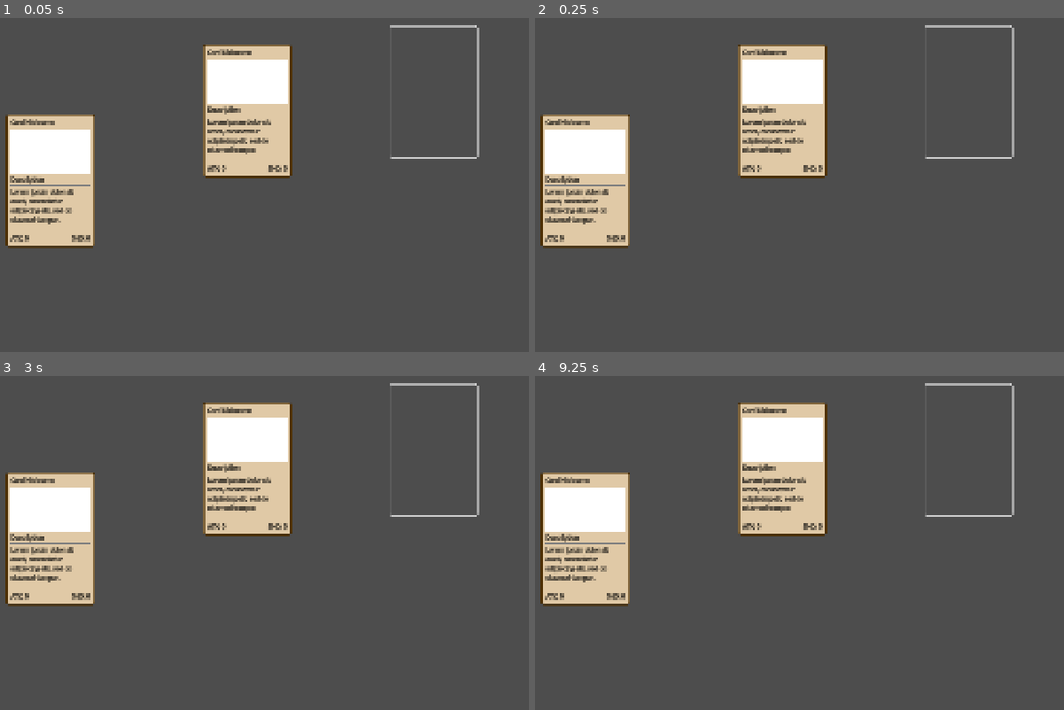
Above: before the commit, frames 1-4 (two rows, left to right).
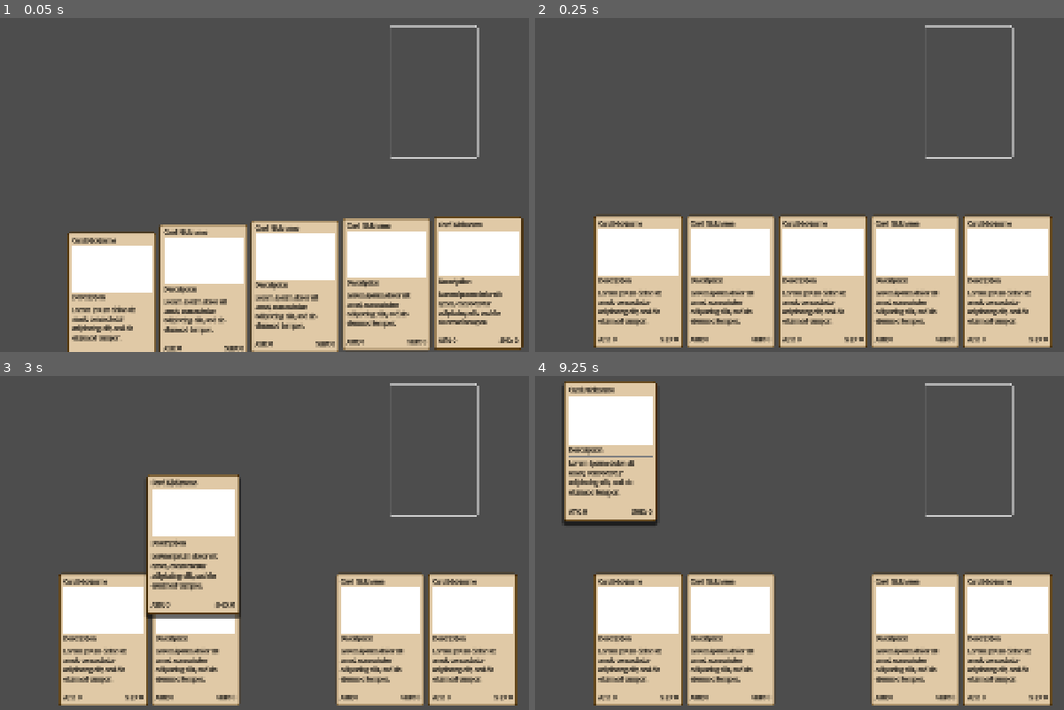
Above: after the commit, the same moments.

Repository: nstryder/pathos-game
Game: Godot game, scene res://workspace/table_playground.tscn
Two runs of this game, one before a commit and one after it. Both use one fixed random seed, a clock stepped at 60 frames per second and the inputs below. This scene is started directly instead of the project's main scene.
Inputs (mouse positions are in pixels of both pictures, inside the frame that each line leads up to):
- Up to frame 1 (0.05 s): no input
- Up to frame 2 (0.25 s): no input
- Up to frame 3 (3 s): tap Enter at 0.5, 2 s; move the mouse to (444, 489) at 0.52 s; click (444, 489) at 0.67 s; tap Space at 1.25, 2.75 s; drag from (148, 529) to (433, 449) at 1.27 s; move the mouse to (359, 422) at 2.02 s; click (359, 422) at 2.17 s; drag from (253, 589) to (74, 449) at 2.77 s
- Up to frame 4 (9.25 s): move the mouse to (1037, 569) at 3.52 s; click (1037, 569) at 3.67 s; tap Enter at 4.25 s; drag from (609, 449) to (968, 449) at 4.27 s; tap Space at 5 s; move the mouse to (857, 509) at 5.02 s; click (857, 509) at 5.17 s; drag from (714, 409) to (683, 529) at 5.77 s; move the mouse to (979, 489) at 6.52 s; click (979, 489) at 6.67 s; drag from (683, 529) to (968, 449) at 7.27 s; move the mouse to (894, 422) at 8.02 s; click (894, 422) at 8.17 s; drag from (788, 589) to (609, 449) at 8.77 s

The runs differ from the first frame. In frame 1, 44% of the frame differs, in the area x 1-99%, y 7-100%; in frame 2, 44%, in the area x 1-98%, y 7-99%; in frame 3, 41%; in frame 4, 43%.

Commit message:
Add hand system

Diff:
--- a/project.godot
+++ b/project.godot
@@ -12,7 +12,7 @@
 
 config/name="Pathos"
 run/main_scene="uid://ceolswq6wxma7"
-config/features=PackedStringArray("4.4", "Mobile")
+config/features=PackedStringArray("4.5", "Mobile")
 config/icon="res://icon.svg"
 
 [autoload]
--- /dev/null
+++ b/src/actors/card.gd
@@ -0,0 +1,19 @@
+extends Node2D
+class_name Card
+
+var starting_position: Vector2
+
+var draggable: bool = true:
+	set(value):
+		draggable = value
+		($Area2D/CollisionShape2D as CollisionShape2D).disabled = !value
+
+
+var has_shadow: bool = false:
+	set(value):
+		has_shadow = value
+		var card_background := ($Control as Control).theme.get_stylebox("panel", "Panel") as StyleBoxFlat
+		if has_shadow:
+			card_background.shadow_size = 6
+		else:
+			card_background.shadow_size = 0
--- /dev/null
+++ b/src/actors/card.tscn
@@ -0,0 +1,14 @@
+[gd_scene load_steps=3 format=3 uid="uid://bfb04tdppv0p2"]
+
+[ext_resource type="Script" uid="uid://40ynm75xhfg0" path="res://src/actors/card.gd" id="1_juwcs"]
+
+[sub_resource type="RectangleShape2D" id="RectangleShape2D_p56sn"]
+size = Vector2(240, 360)
+
+[node name="Card" type="Node2D"]
+script = ExtResource("1_juwcs")
+
+[node name="Area2D" type="Area2D" parent="."]
+
+[node name="CollisionShape2D" type="CollisionShape2D" parent="Area2D"]
+shape = SubResource("RectangleShape2D_p56sn")
--- a/src/actors/card_manager.gd
+++ b/src/actors/card_manager.gd
@@ -3,8 +3,10 @@
 const COLLISION_MASK_CARD = 0b1
 const COLLISION_MASK_SLOT = 0b10
 
-var card_being_dragged: EntityCard
-var last_card_dragged: EntityCard
+var card_being_dragged: Card
+var last_card_dragged: Card
+
+@export var player_hand: PlayerHand
 
 func _input(event: InputEvent) -> void:
 	if event is InputEventMouseButton:
@@ -33,9 +35,12 @@
 		card_being_dragged.scale = Vector2.ONE
 		var card_slot_found: CardSlot = raycast_check_for_card(COLLISION_MASK_SLOT)
 		if card_slot_found and not card_slot_found.card_is_in_slot:
+			player_hand.remove_card_from_hand(card_being_dragged)
 			card_being_dragged.global_position = card_slot_found.global_position
 			card_being_dragged.draggable = false
 			card_slot_found.card_is_in_slot = true
+		else:
+			player_hand.animate_card_to_position(card_being_dragged, card_being_dragged.starting_position)
 	card_being_dragged = null
 
 
--- a/src/actors/entity_cards/entity_card.gd
+++ b/src/actors/entity_card.gd
@@ -1,4 +1,4 @@
-extends Node2D
+extends Card
 class_name EntityCard
 
 @export var entity_card_data: EntityCardData
@@ -7,20 +7,6 @@
 var max_shield: int
 var current_attack: int
 var current_shield: int
-var draggable: bool = true:
-	set(value):
-		draggable = value
-		($Area2D/CollisionShape2D as CollisionShape2D).disabled = !value
-
-
-var has_shadow: bool = false:
-	set(value):
-		has_shadow = value
-		var card_background := ($Control as Control).theme.get_stylebox("panel", "Panel") as StyleBoxFlat
-		if has_shadow:
-			card_background.shadow_size = 6
-		else:
-			card_background.shadow_size = 0
 
 
 # Called when the node enters the scene tree for the first time.
--- a/src/actors/entity_cards/entity_card.tscn
+++ b/src/actors/entity_card.tscn
@@ -1,6 +1,7 @@
-[gd_scene load_steps=5 format=3 uid="uid://c2gshyv3lm0xw"]
+[gd_scene load_steps=5 format=3 uid="uid://djf85mhy7rn64"]
 
-[ext_resource type="Script" uid="uid://220a8t7sh726" path="res://src/actors/entity_cards/entity_card.gd" id="1_1gj0d"]
+[ext_resource type="PackedScene" uid="uid://bfb04tdppv0p2" path="res://src/actors/card.tscn" id="1_skp7o"]
+[ext_resource type="Script" path="res://src/actors/entity_card.gd" id="2_ewlyu"]
 
 [sub_resource type="StyleBoxFlat" id="StyleBoxFlat_1gj0d"]
 resource_local_to_scene = true
@@ -27,25 +28,26 @@
 MarginContainer/constants/margin_top = 12
 Panel/styles/panel = SubResource("StyleBoxFlat_1gj0d")
 
-[sub_resource type="RectangleShape2D" id="RectangleShape2D_fygcf"]
-size = Vector2(240, 360)
+[node name="EntityCard" instance=ExtResource("1_skp7o")]
+script = ExtResource("2_ewlyu")
 
-[node name="EntityCard" type="Node2D"]
-script = ExtResource("1_1gj0d")
-
-[node name="Control" type="Control" parent="."]
+[node name="Control" type="Control" parent="." index="0"]
 custom_minimum_size = Vector2(240, 360)
 layout_mode = 3
 anchor_right = 0.125
 anchor_bottom = 0.333333
+offset_left = -120.0
+offset_top = -180.0
+offset_right = 120.0
+offset_bottom = 180.0
 grow_horizontal = 2
 grow_vertical = 2
 size_flags_horizontal = 0
 size_flags_vertical = 0
-theme = SubResource("Theme_fygcf")
+theme = SubResource("Theme_ewlyu")
 metadata/_edit_use_anchors_ = true
 
-[node name="Background" type="Panel" parent="Control"]
+[node name="Background" type="Panel" parent="Control" index="0"]
 layout_mode = 1
 anchors_preset = 15
 anchor_right = 1.0
@@ -53,7 +55,7 @@
 grow_horizontal = 2
 grow_vertical = 2
 
-[node name="Border" type="ColorRect" parent="Control"]
+[node name="Border" type="ColorRect" parent="Control" index="1"]
 visible = false
 layout_mode = 1
 anchors_preset = 15
@@ -63,7 +65,7 @@
 grow_vertical = 2
 color = Color(0, 0, 0, 1)
 
-[node name="MarginContainer" type="MarginContainer" parent="Control/Border"]
+[node name="MarginContainer" type="MarginContainer" parent="Control/Border" index="0"]
 layout_mode = 1
 anchors_preset = 15
 anchor_right = 1.0
@@ -75,10 +77,10 @@
 theme_override_constants/margin_right = 2
 theme_override_constants/margin_bottom = 2
 
-[node name="Background" type="ColorRect" parent="Control/Border/MarginContainer"]
+[node name="Background" type="ColorRect" parent="Control/Border/MarginContainer" index="0"]
 layout_mode = 2
 
-[node name="MarginContainer" type="MarginContainer" parent="Control"]
+[node name="MarginContainer" type="MarginContainer" parent="Control" index="2"]
 layout_mode = 1
 anchors_preset = 15
 anchor_right = 1.0
@@ -86,44 +88,44 @@
 grow_horizontal = 2
 grow_vertical = 2
 
-[node name="VBoxContainer" type="VBoxContainer" parent="Control/MarginContainer"]
+[node name="VBoxContainer" type="VBoxContainer" parent="Control/MarginContainer" index="0"]
 layout_mode = 2
 
-[node name="Nickname" type="Label" parent="Control/MarginContainer/VBoxContainer"]
+[node name="Nickname" type="Label" parent="Control/MarginContainer/VBoxContainer" index="0"]
 layout_mode = 2
 text = "Card Nickname"
 
-[node name="ArtPlaceholder" type="ColorRect" parent="Control/MarginContainer/VBoxContainer"]
+[node name="ArtPlaceholder" type="ColorRect" parent="Control/MarginContainer/VBoxContainer" index="1"]
 layout_mode = 2
 size_flags_vertical = 3
 
-[node name="Label" type="Label" parent="Control/MarginContainer/VBoxContainer"]
+[node name="Label" type="Label" parent="Control/MarginContainer/VBoxContainer" index="2"]
 layout_mode = 2
 size_flags_vertical = 1
 text = "Description"
 
-[node name="HSeparator" type="HSeparator" parent="Control/MarginContainer/VBoxContainer"]
+[node name="HSeparator" type="HSeparator" parent="Control/MarginContainer/VBoxContainer" index="3"]
 layout_mode = 2
 
-[node name="Description" type="Label" parent="Control/MarginContainer/VBoxContainer"]
+[node name="Description" type="Label" parent="Control/MarginContainer/VBoxContainer" index="4"]
 layout_mode = 2
 size_flags_vertical = 3
 text = "Lorem ipsum dolor sit amet, consectetur adipiscing elit, sed do eiusmod tempor."
 autowrap_mode = 3
 
-[node name="HBoxContainer" type="HBoxContainer" parent="Control/MarginContainer/VBoxContainer"]
+[node name="HBoxContainer" type="HBoxContainer" parent="Control/MarginContainer/VBoxContainer" index="5"]
 layout_mode = 2
 
-[node name="Attack" type="Label" parent="Control/MarginContainer/VBoxContainer/HBoxContainer"]
+[node name="Attack" type="Label" parent="Control/MarginContainer/VBoxContainer/HBoxContainer" index="0"]
 layout_mode = 2
 size_flags_horizontal = 3
 text = "ATK: 0"
 
-[node name="Shield" type="Label" parent="Control/MarginContainer/VBoxContainer/HBoxContainer"]
+[node name="Shield" type="Label" parent="Control/MarginContainer/VBoxContainer/HBoxContainer" index="1"]
 layout_mode = 2
 text = "SHD: 0"
 
-[node name="Veil" type="ColorRect" parent="Control"]
+[node name="Veil" type="ColorRect" parent="Control" index="3"]
 visible = false
 layout_mode = 1
 anchors_preset = 15
@@ -132,9 +134,3 @@
 grow_horizontal = 2
 grow_vertical = 2
 color = Color(0.136988, 0.136988, 0.136988, 1)
-
-[node name="Area2D" type="Area2D" parent="."]
-visible = false
-
-[node name="CollisionShape2D" type="CollisionShape2D" parent="Area2D"]
-shape = SubResource("RectangleShape2D_fygcf")
--- a/src/actors/player.gd
+++ b/src/actors/player.gd
@@ -18,7 +18,7 @@
 @export var effect_exhaust_pile: Array[int] = []
 
 # This should only be called after both base decks are set up
-func initialize_decks():
+func initialize_decks() -> void:
 	entity_deck = range(base_entity_deck.size())
 	entity_deck.shuffle()
 	effect_deck = range(base_effect_deck.size())
--- /dev/null
+++ b/src/actors/player_hand.gd
@@ -0,0 +1,64 @@
+extends Node2D
+class_name PlayerHand
+"""
+Code gathered from Barry's Dev Hell.
+Critiques:
+    - PlayerHand and CardManager reference each other
+    - They both also could fight over card position
+    - Positions are hard set via constants.
+        - It would be better to have this behave more similar to a Control
+        - I.e. placing this node's actual position in bottom center
+        - and using that position (maybe use a Control child later?)
+"""
+
+const HAND_COUNT = 5
+const CARD_WIDTH = 250
+const HAND_Y_POSITION = 890
+@export var card_manager: Node2D
+
+var player_hand: Array[Card] = []
+
+func _ready() -> void:
+    const card_scene = preload("uid://djf85mhy7rn64")
+    for i in range(HAND_COUNT):
+        var new_card: Card = card_scene.instantiate()
+        card_manager.add_child(new_card)
+        new_card.name = "card"
+        add_card_to_hand(new_card)
+
+
+func add_card_to_hand(card: Card) -> void:
+    player_hand.insert(0, card)
+    update_hand_positions()
+
+
+func update_hand_positions() -> void:
+    for i in range(player_hand.size()):
+        var new_position := Vector2(calculate_card_position(i), HAND_Y_POSITION)
+        var card := player_hand[i]
+        card.starting_position = new_position
+        animate_card_to_position(card, new_position)
+
+
+func calculate_card_position(index: int) -> float:
+    var total_width: float = (player_hand.size() - 1) * CARD_WIDTH
+    var centering_offset := total_width / 2
+    var x_offset := get_screen_center_x() + index * CARD_WIDTH - centering_offset
+    return x_offset
+
+
+func animate_card_to_position(card: Card, new_position: Vector2) -> void:
+    var tween := create_tween()
+    tween.tween_property(card, "position", new_position, 0.1) \
+        .set_trans(Tween.TRANS_SPRING) \
+        .set_ease(Tween.EASE_OUT)
+
+
+func remove_card_from_hand(card: Card) -> void:
+    if card in player_hand:
+        player_hand.erase(card)
+        update_hand_positions()
+
+
+func get_screen_center_x() -> float:
+    return get_viewport_rect().size.x / 2
--- /dev/null
+++ b/src/actors/player_hand.tscn
@@ -0,0 +1,3 @@
+[gd_scene format=3 uid="uid://qbgnkpc4g0sa"]
+
+[node name="PlayerHand" type="Node2D"]
--- a/workspace/table_playground.tscn
+++ b/workspace/table_playground.tscn
@@ -1,18 +1,18 @@
-[gd_scene load_steps=4 format=3 uid="uid://buyir22g6fd6q"]
+[gd_scene load_steps=5 format=3 uid="uid://buyir22g6fd6q"]
 
 [ext_resource type="PackedScene" uid="uid://brojsgyxvag1" path="res://src/actors/card_manager.tscn" id="1_ilo2n"]
-[ext_resource type="PackedScene" uid="uid://c2gshyv3lm0xw" path="res://src/actors/entity_cards/entity_card.tscn" id="2_3scsr"]
 [ext_resource type="PackedScene" uid="uid://c1t6j0a6ap1jc" path="res://src/actors/card_slot.tscn" id="3_3scsr"]
+[ext_resource type="PackedScene" uid="uid://qbgnkpc4g0sa" path="res://src/actors/player_hand.tscn" id="4_l2e2a"]
+[ext_resource type="Script" uid="uid://b1pyjj40b5ol1" path="res://src/actors/player_hand.gd" id="5_itgml"]
 
 [node name="TablePlayground" type="Node2D"]
 
-[node name="CardManager" parent="." instance=ExtResource("1_ilo2n")]
-
-[node name="EntityCard" parent="CardManager" instance=ExtResource("2_3scsr")]
-position = Vector2(317, 616)
-
-[node name="EntityCard2" parent="CardManager" instance=ExtResource("2_3scsr")]
-position = Vector2(850, 427)
+[node name="CardManager" parent="." node_paths=PackedStringArray("player_hand") instance=ExtResource("1_ilo2n")]
+player_hand = NodePath("../PlayerHand")
 
 [node name="CardSlot" parent="." instance=ExtResource("3_3scsr")]
 position = Vector2(1355, 376)
+
+[node name="PlayerHand" parent="." node_paths=PackedStringArray("card_manager") instance=ExtResource("4_l2e2a")]
+script = ExtResource("5_itgml")
+card_manager = NodePath("../CardManager")
Not shown, added: src/actors/card.gd.uid
Renamed: src/actors/entity_cards/entity_card.gd.uid -> src/actors/entity_card.gd.uid
Not shown: 1 places in src/actors/entity_card.tscn that only renumber resources
Not shown, added: src/actors/player_hand.gd.uid
